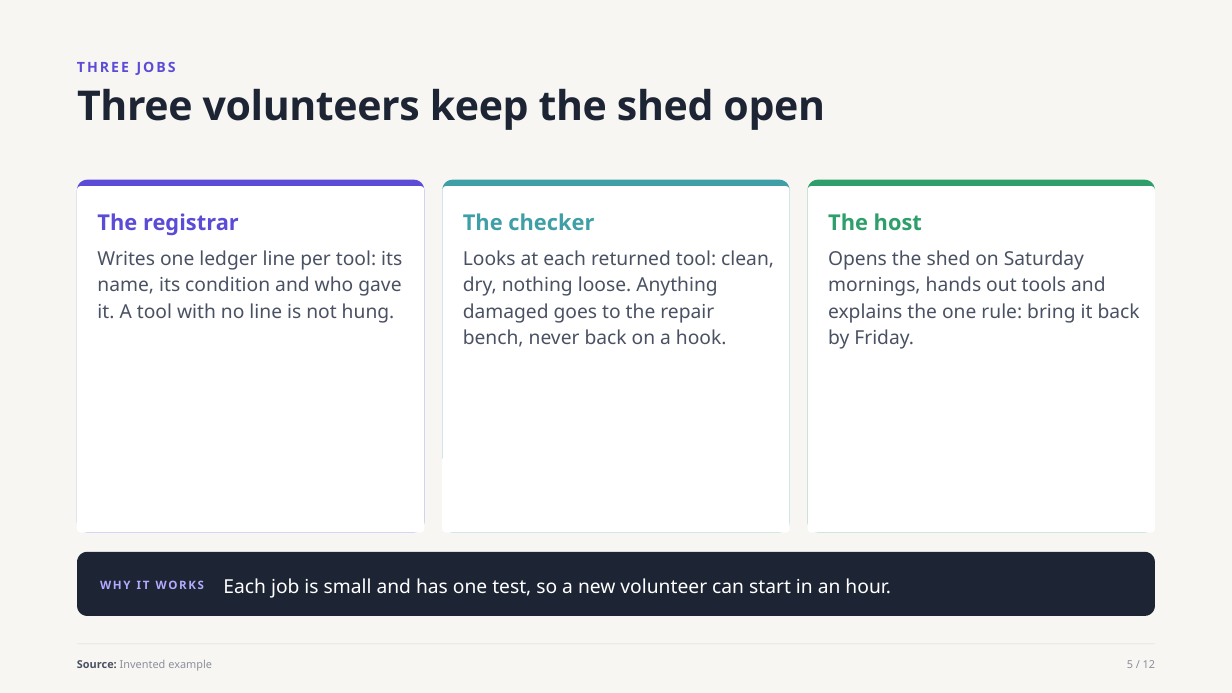
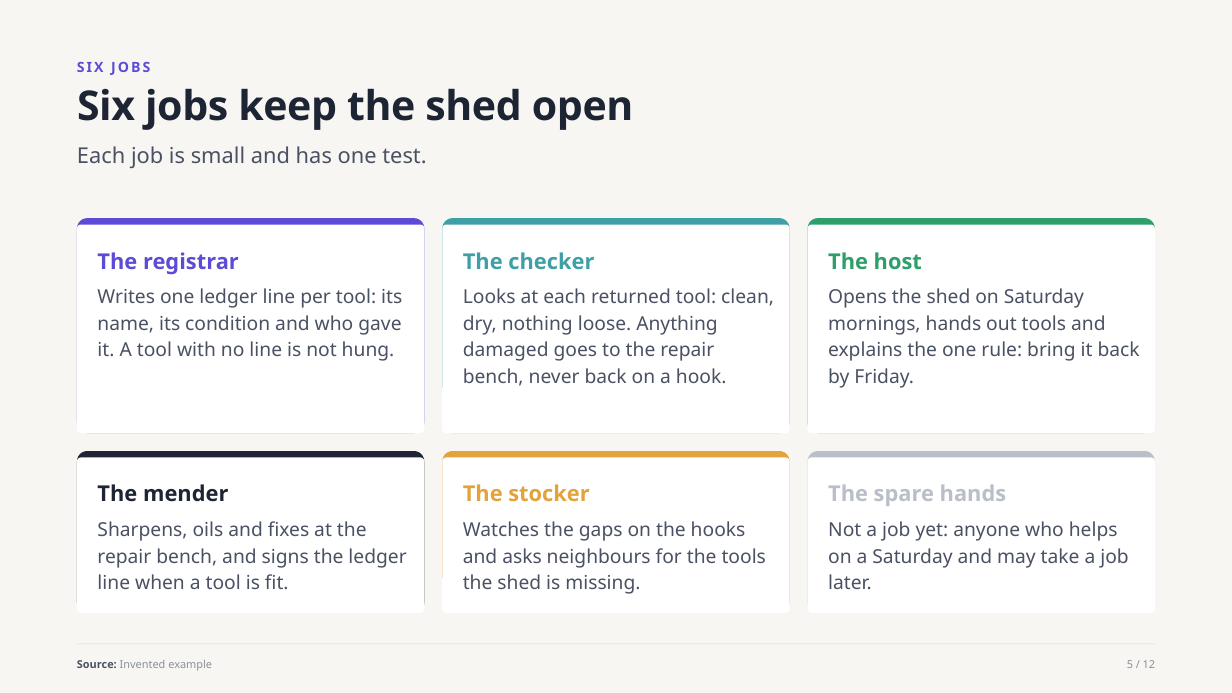
Before and after one commit to witt3rd/publishing, a slide deck: slide 5 of docs/samples/house-style-explainer-v1.pptx. Drawn at 1232x693 pixels with LibreOffice and Linux fonts; fonts in the diff are those of the drawing. Boxes give left, top, right and bottom in pixels: in the first picture for what was removed or moved away, otherwise in the second. Text is boxed around its words. In the diff, an @@ line names an element or a change of style, - is before the commit and + after.

Commit message:
Explainer parity: side-by-side grid recipe; v0.16.0 (#46, slice 4) (#54)
* Explainer cover: title fits one line or wraps balanced, 40px gap to the subtitle (#46)

* Explainer cards, story and two-column panels are compact, not stretched to fill (#46)

* Explainer: section title gap, source label contrast, sub lines, six-card sample (#46)

* Parity grid recipe and tool; v0.16.0 (#46)

* Bump pins to 0.16.0 (report.toml, config docs, Dockerfiles, examples); rebuild sample (#46)

```diff
--- a/docs/samples/house-style-explainer-v1.pptx
+++ b/docs/samples/house-style-explainer-v1.pptx
@@ title at bbox=[77, 88, 634, 130]: text changed @@
-Three volunteers keep the shed open
+Six jobs keep the shed open
@@ text at bbox=[77, 62, 150, 75]: text changed @@
-THREE JOBS
+SIX JOBS
@@ text at bbox=[77, 146, 426, 168]: text changed; size 15 to 17 pt; text colour #FFFFFF to #4A5163 @@
-Each job is small and has one test, so a new volunteer can start in an hour.
+Each job is small and has one test.
@@ rounded rectangle: place and size @@
-rounded rectangle at bbox=[77, 179, 424, 532]
+rounded rectangle at bbox=[77, 218, 424, 433]
@@ rounded rectangle: place and size @@
-rounded rectangle at bbox=[77, 186, 424, 532]
+rounded rectangle at bbox=[77, 225, 424, 433]
@@ rounded rectangle: place and size @@
-rounded rectangle at bbox=[443, 179, 790, 532]
+rounded rectangle at bbox=[443, 218, 790, 433]
@@ rounded rectangle: place and size @@
-rounded rectangle at bbox=[443, 186, 790, 532]
+rounded rectangle at bbox=[443, 225, 790, 433]
@@ proportions changed in 6 elements at bbox=[77, 218, 424, 433], bbox=[443, 218, 790, 433], bbox=[808, 218, 1155, 433], bbox=[77, 225, 424, 433], bbox=[443, 225, 790, 433], bbox=[808, 225, 1155, 433] @@
@@ rounded rectangle: place and size @@
-rounded rectangle at bbox=[808, 179, 1155, 532]
+rounded rectangle at bbox=[808, 218, 1155, 433]
@@ rounded rectangle: place and size @@
-rounded rectangle at bbox=[808, 186, 1155, 532]
+rounded rectangle at bbox=[808, 225, 1155, 433]
@@ 6 texts: place and size @@
-6 texts at bbox=[97, 213, 1140, 349]
+6 texts at bbox=[97, 252, 1140, 388]
@@ rounded rectangle added at bbox=[77, 451, 424, 613], fill #1D2433 @@
@@ rounded rectangle added at bbox=[77, 457, 424, 613], fill #FFFFFF @@
@@ rounded rectangle added at bbox=[443, 451, 790, 613], fill #E3A33B @@
@@ rounded rectangle added at bbox=[443, 457, 790, 613], fill #FFFFFF @@
@@ rounded rectangle added at bbox=[808, 451, 1155, 613], fill #B9BEC8 @@
@@ rounded rectangle added at bbox=[808, 457, 1155, 613], fill #FFFFFF @@
@@ text added at bbox=[97, 484, 228, 502], 17 pt, text #1D2433, bold @@
+The mender
@@ text added at bbox=[463, 484, 589, 501], 17 pt, text #E3A33B, bold @@
+The stocker
@@ text added at bbox=[828, 484, 1007, 506], 17 pt, text #B9BEC8, bold @@
+The spare hands
@@ text added at bbox=[97, 521, 406, 589], 15 pt, text #4A5163 @@
+Sharpens, oils and fixes at the repair bench, and signs the ledger line when a tool is fit.
@@ text added at bbox=[463, 521, 766, 594], 15 pt, text #4A5163 @@
+Watches the gaps on the hooks and asks neighbours for the tools the shed is missing.
@@ text added at bbox=[828, 521, 1128, 589], 15 pt, text #4A5163 @@
+Not a job yet: anyone who helps on a Saturday and may take a job later.
@@ rounded rectangle removed at bbox=[77, 552, 1155, 616] @@
@@ text removed at bbox=[100, 580, 204, 589] @@
-WHY IT WORKS
```
Also in this commit, not shown: 7 other slides changed, 21 other files.
